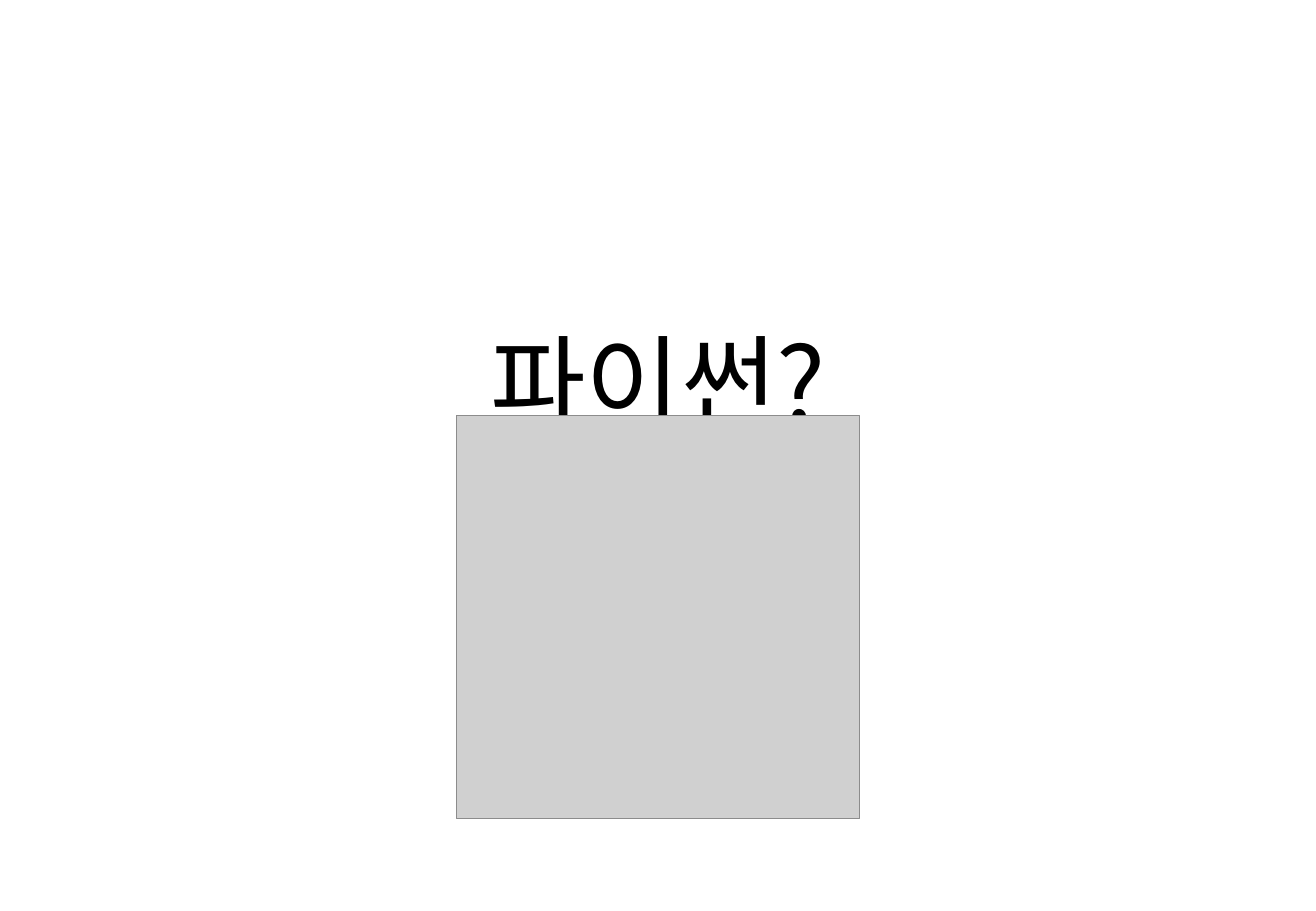
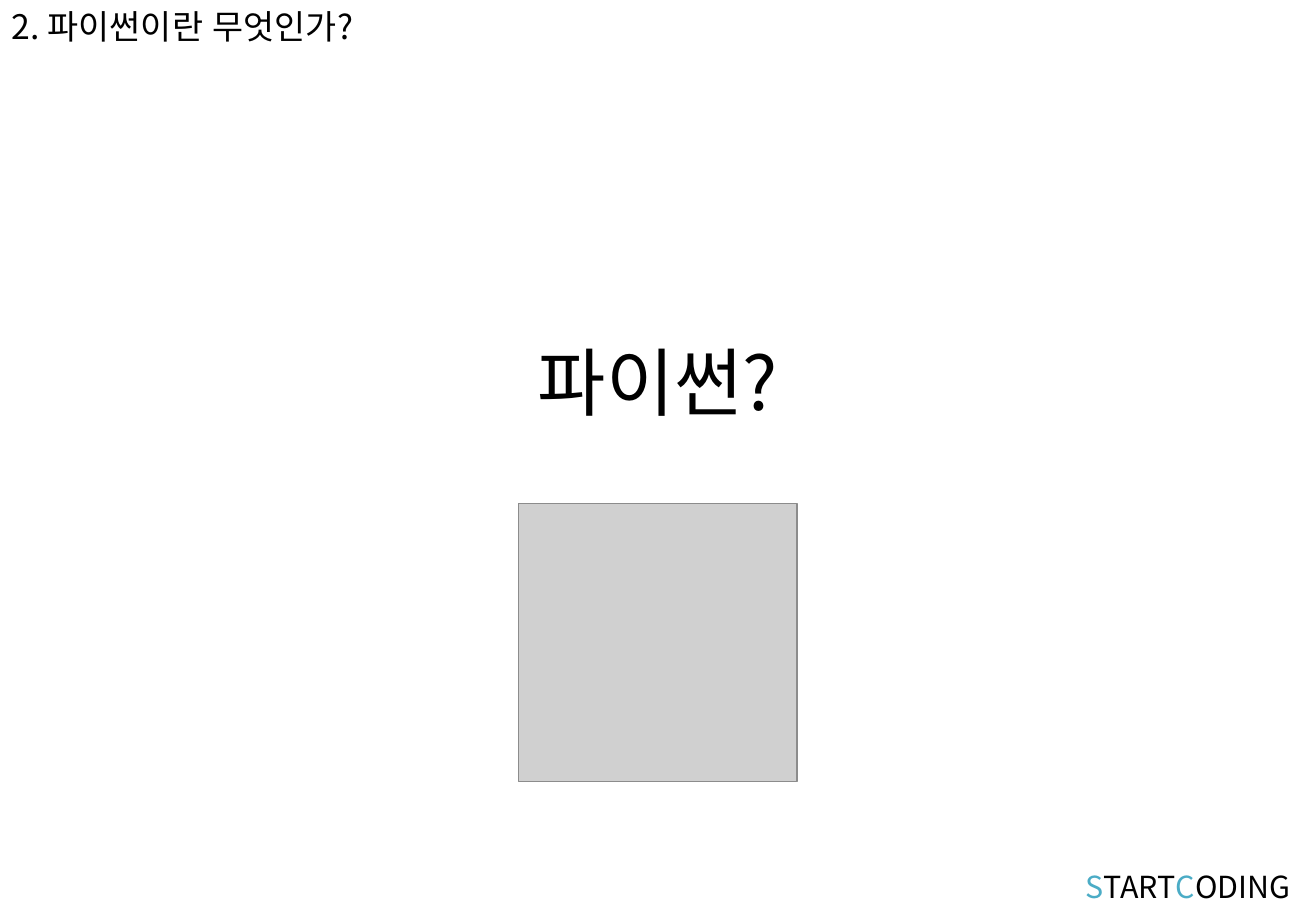
Before and after one commit to kwonkijun/python, a slide deck: slide 9 of 파이썬기초(PPT)/파이썬 기초 1강_강의소개.pptx. Drawn at 1316x911 pixels with LibreOffice and Linux fonts; fonts in the diff are those of the drawing; grey boxes stand for pictures. Boxes give left, top, right and bottom in pixels: in the first picture for what was removed or moved away, otherwise in the second. Text is boxed around its words. In the diff, an @@ line names an element or a change of style, - is before the commit and + after.

```diff
--- a/파이썬기초(PPT)/파이썬 기초 1강_강의소개.pptx
+++ b/파이썬기초(PPT)/파이썬 기초 1강_강의소개.pptx
@@ text added at [12, 11, 354, 42], 20 pt, text #000000 @@
+2. 파이썬이란 무엇인가?
@@ title "파이썬?" at [538, 348, 778, 416]: size 61.6 to 44 pt @@
@@ picture: place and size @@
-picture at [457, 416, 860, 819]
+picture at [519, 503, 797, 781]
@@ text added at [1086, 875, 1291, 899], 18 pt, text #000000 @@
+STARTCODING
```
Also in this commit, not shown: 14 other slides changed, 3 slides added, 3 slides removed, 12 other files.
